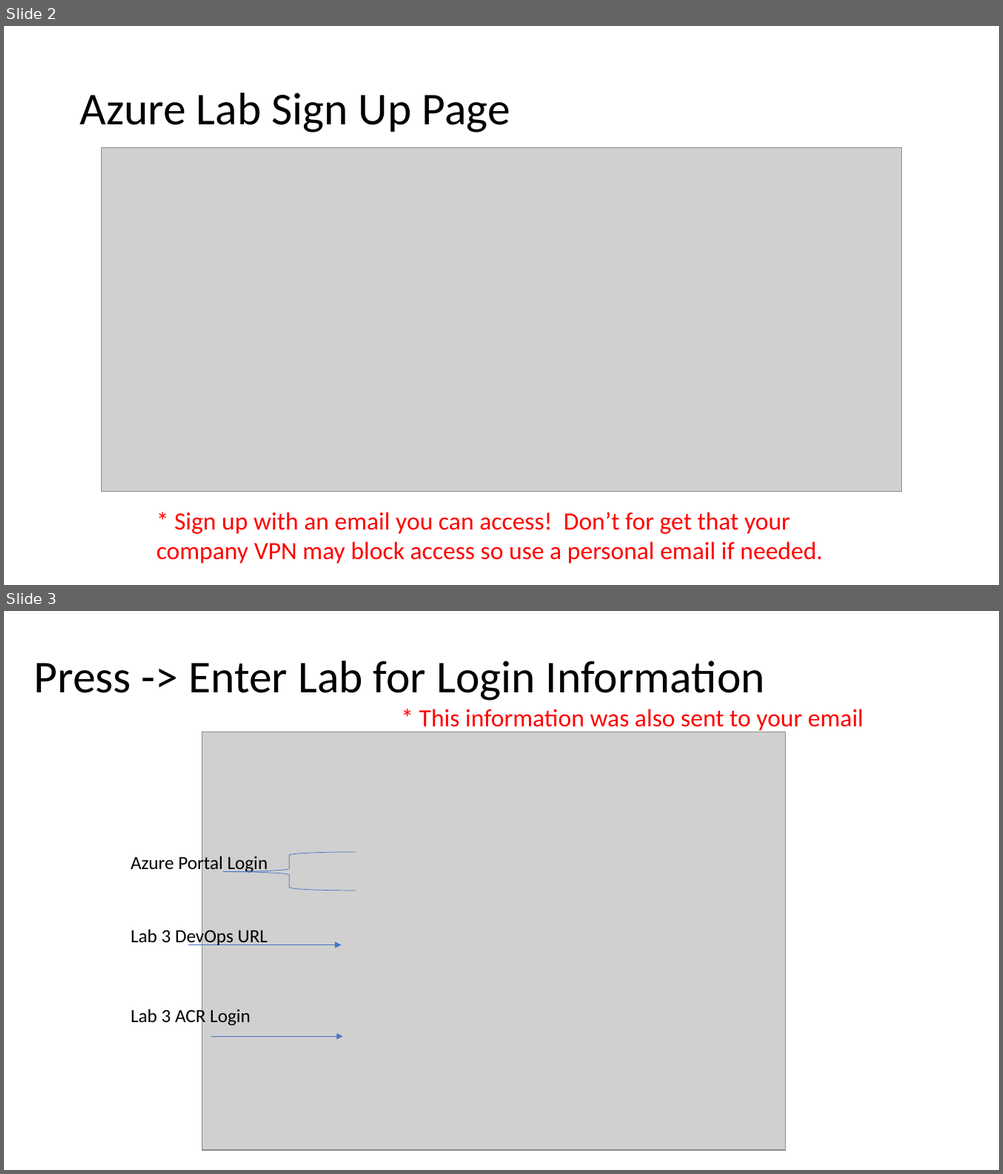
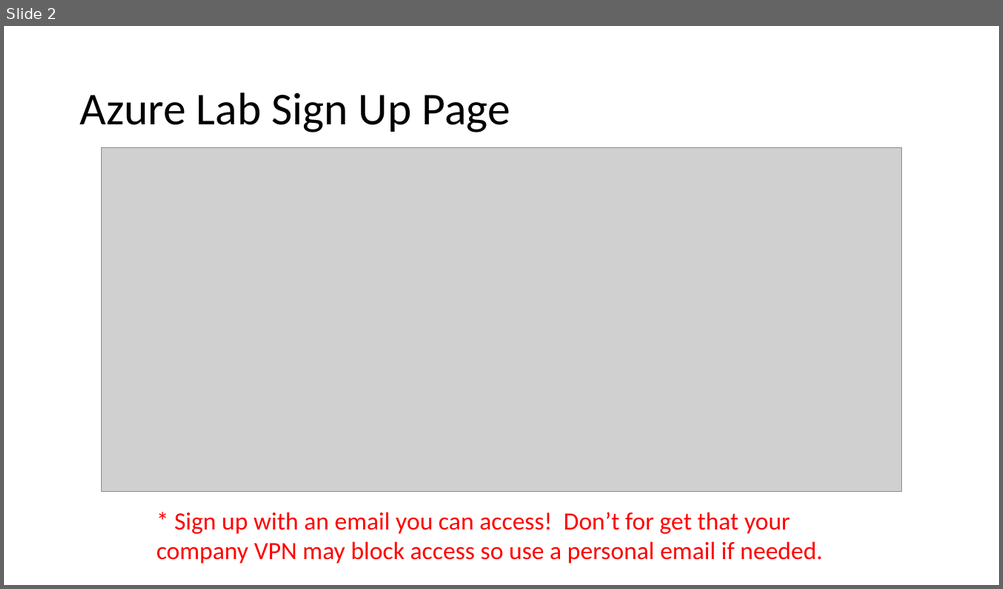
Before and after one commit to davew-msft/2019AzureMigrateYourApps, a slide deck: Presentations/AzureLabSetup.pptx. Shown one above the other, each under a label of ours: slides 2 and 3 before the commit, slide 2 after it. The pictures are 1003x1174 and 1003x589 pixels, drawn with LibreOffice and Linux fonts; fonts in the diff are those of the drawing; grey boxes stand for pictures. Boxes give left, top, right and bottom in pixels: in the first picture for what was removed or moved away, otherwise in the second. Text is boxed around its words. In the diff, an @@ line names an element or a change of style, - is before the commit and + after.

```diff
--- a/Presentations/AzureLabSetup.pptx
+++ b/Presentations/AzureLabSetup.pptx
@@ slide 3 removed at [4, 611, 999, 1170], background #FFFFFF @@
@@ title removed at [34, 661, 765, 701] @@
-Press -> Enter Lab for Login Information
@@ text removed at [419, 709, 863, 733] @@
-* This information was also sent to your email
@@ picture removed at [202, 732, 785, 1151] @@
@@ text removed at [131, 854, 268, 874] @@
-Azure Portal Login
@@ left brace removed at [222, 852, 356, 891] @@
@@ text removed at [131, 928, 267, 948] @@
-Lab 3 DevOps URL
@@ arrow removed from (188, 945) to (341, 945) @@
@@ text removed at [131, 1008, 250, 1028] @@
-Lab 3 ACR Login
@@ arrow removed from (211, 1037) to (343, 1037) @@
```
Also in this commit, not shown: 2 slides added, 1 other file.
